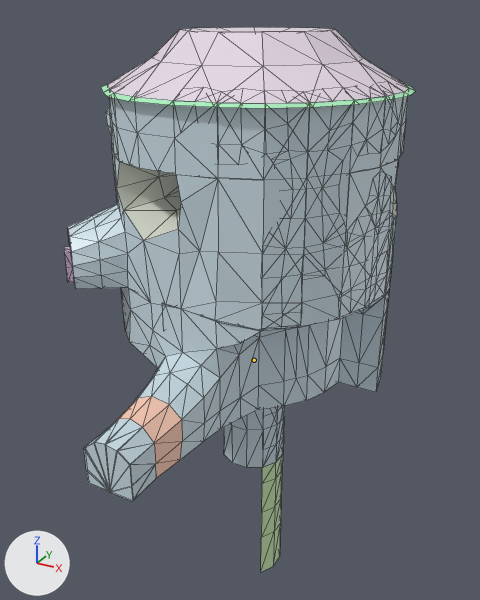
Before and after pictures for a commit that changed the FBX model Assets/Models/middle.fbx.
Camera for both pictures: a 50 mm camera at (1183.0, -2280.0, 1412.0) aimed at (-64.0, -12.0, 279.0). The axes (+X, +Y, +Z) are drawn at lower left. The lights are the same throughout. The bones that bend it are drawn over the model as lines. Mesh edges are drawn as thin lines.

Objects in the first picture: 'inside_the_deku_tree_00'.
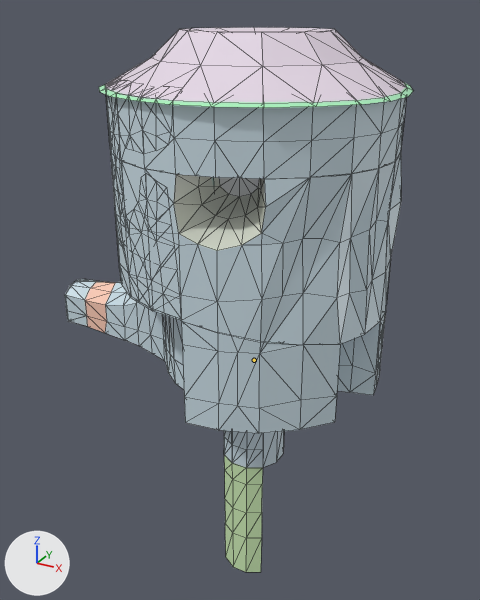
The newer file adds an action. The first version stands in its rest pose; the second is drawn at frame 1 of the action 'inside_the_deku_tree_00.qc_skeleton|inside_the_deku_tree_00.qc_skeleton|inside_the_deku_tree_00.qc_'.

Patch to the scene script:
```diff
--- a/Assets/Models/middle.fbx.py
+++ b/Assets/Models/middle.fbx.py
@@ bone_static_prop @@
 bone_static_prop = bpy.data.objects['inside_the_deku_tree_00.qc_skeleton'].pose.bones['static_prop']
-bone_static_prop.rotation_quaternion = (1.0, 0.0, 0.0, 0.0)  # degrees (0, 0, 0)
+bone_static_prop.rotation_quaternion = (0.707, 0.0, 0.0, -0.707)  # degrees (0, 0, -90)
```

Pixel boxes (x1, y1, x2, y2) of what changed, in the pictures (480 x 600 px):
'inside_the_deku_tree_00', posed: before (64, 27, 415, 572); after (65, 27, 413, 572)
